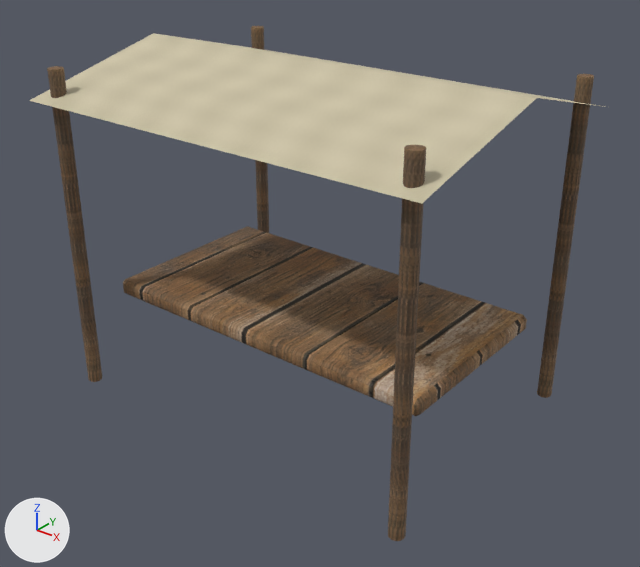
The glTF model public/assets/models/props/prop_market_awning.glb, before and after one commit.
Rendered twice from a camera (50 mm lens) standing at (5.15, -6.38, 5.21) and looking at (0.15, -0.13, 1.33). The axes (+X, +Y, +Z) are drawn at lower left. The lights are the same throughout. The older version comes first.

Script lines for the objects in view, before the commit:
```python
me_cylinder_347 = bpy.data.meshes.new('Cylinder.347')
me_cylinder_347.from_pydata(...)  # 120 vertices, 220 faces; spans x -0.08..4.07, y -2.88..0.08, z -1.7..1.7
me_cylinder_347.materials.append(mat_art05_wood_atlas_pbr)
me_striped_sunshade = bpy.data.meshes.new('striped_sunshade')
me_striped_sunshade.from_pydata(...)  # 6 vertices, 4 faces; spans x -2.2..2.2, y -1.6..1.6, z 3.1..3.5
me_striped_sunshade.materials.append(mat_hero_cloth_pbr)
ob_market_post = bpy.data.objects.new('market_post', me_cylinder_347)
ob_market_post.location = (-2.0, 1.4, 1.7)
ob_striped_sunshade = bpy.data.objects.new('striped_sunshade', me_striped_sunshade)
ob_striped_sunshade.location = (0.0, 0.0, 0.0)
```
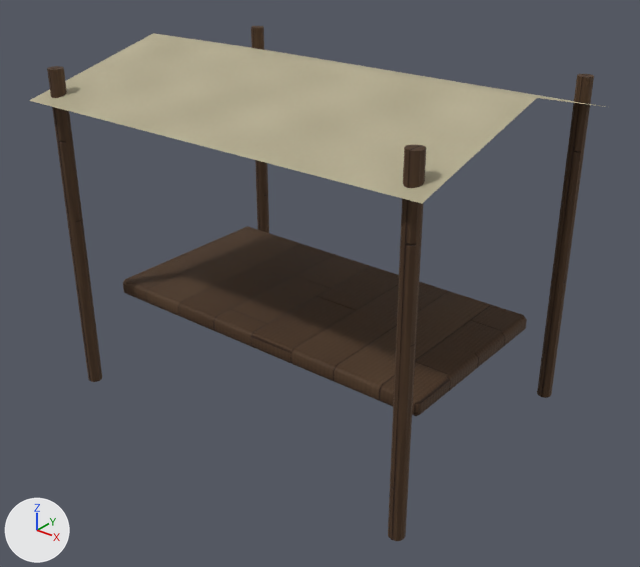
Patch to the scene script:
```diff
--- a/public/assets/models/props/prop_market_awning.glb.py
+++ b/public/assets/models/props/prop_market_awning.glb.py
@@ img_sailcloth_color @@
+img_sailcloth_color = load_image('SailCloth_color', '../../textures/shared/85b7e22e896ff92a8785.png', 1024, 1024, 'sRGB')
@@ img_sailcloth_normal @@
+img_sailcloth_normal = load_image('SailCloth_normal', '../../textures/shared/3358ce7945458c349a19.png', 1024, 1024, 'Non-Color')
@@ img_sailcloth_roughness @@
+img_sailcloth_roughness = load_image('SailCloth_roughness', '../../textures/shared/a912cf60f728a1bd177c.png', 1024, 1024, 'Non-Color')
@@ img_woodstructural_roughness @@
+img_woodstructural_roughness = load_image('WoodStructural_roughness', '../../textures/shared/79a39f6a71737a6fc36c.png', 1024, 1024, 'Non-Color')
@@ img_woodstructural_normal @@
+img_woodstructural_normal = load_image('WoodStructural_normal', '../../textures/shared/7f18d26c662b40cb387a.png', 1024, 1024, 'Non-Color')
@@ img_woodstructural_color @@
+img_woodstructural_color = load_image('WoodStructural_color', '../../textures/shared/d338f02cb121ed643869.png', 1024, 1024, 'sRGB')
@@ mat_art06_sailcloth @@
+mat_art06_sailcloth = bpy.data.materials.new('art06_SailCloth')
+# uses the picture img_sailcloth_color
+# uses the picture img_sailcloth_normal
+# uses the picture img_sailcloth_roughness
@@ mat_art06_woodstructural @@
+mat_art06_woodstructural = bpy.data.materials.new('art06_WoodStructural')
+# uses the picture img_woodstructural_color
+# uses the picture img_woodstructural_normal
+# uses the picture img_woodstructural_roughness
@@ me_cylinder_347 @@
 me_cylinder_347.from_pydata(...)  # 120 vertices, 220 faces; spans x -0.08..4.07, y -2.88..0.08, z -1.7..1.7
-me_cylinder_347.materials.append(mat_art05_wood_atlas_pbr)
+me_cylinder_347.materials.append(mat_art06_woodstructural)
@@ me_striped_sunshade @@
 me_striped_sunshade.from_pydata(...)  # 6 vertices, 4 faces; spans x -2.2..2.2, y -1.6..1.6, z 3.1..3.5
-me_striped_sunshade.materials.append(mat_hero_cloth_pbr)
+me_striped_sunshade.materials.append(mat_art06_sailcloth)
```

Boxes (x1, y1, x2, y2) around the edits, measured in the pictures (640 x 567 px):
'market_post', recoloured (darker): (47, 26, 594, 541) in both
'striped_sunshade', recoloured: (29, 33, 592, 204) in both
